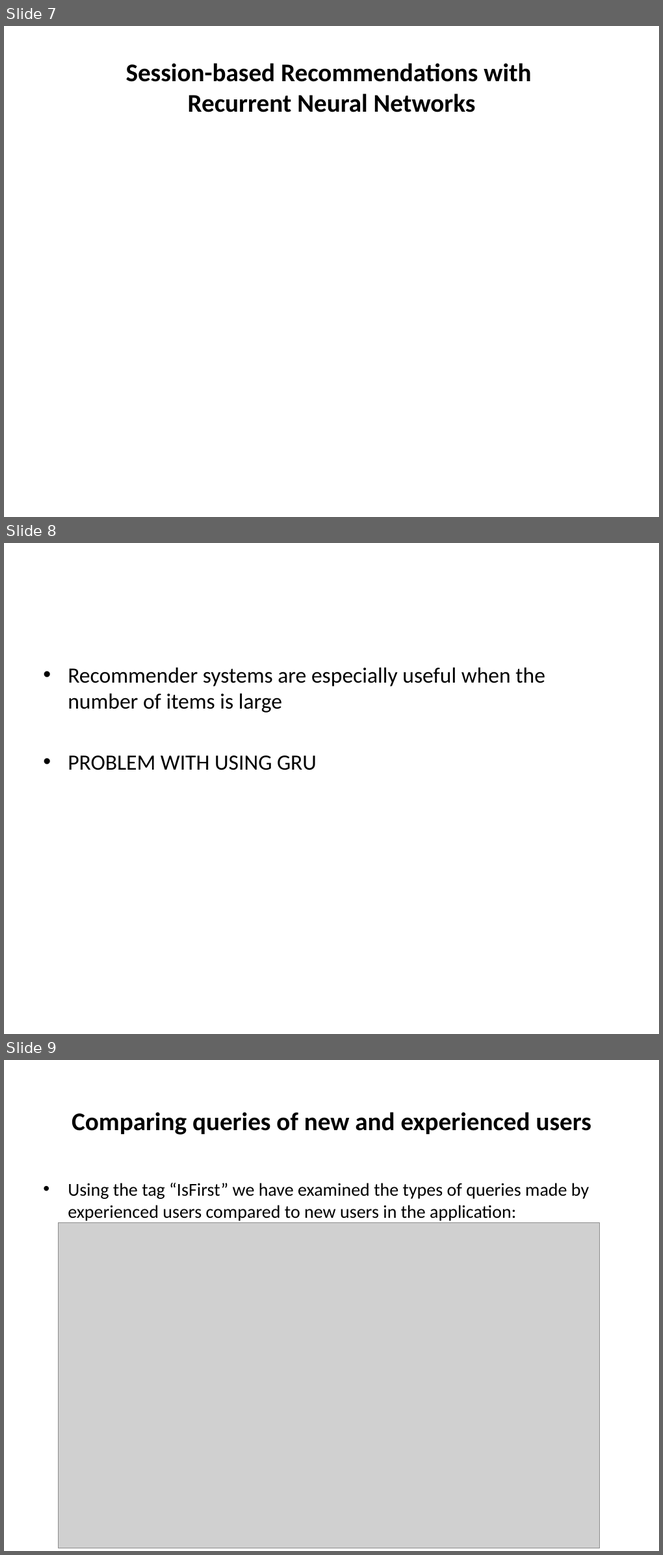
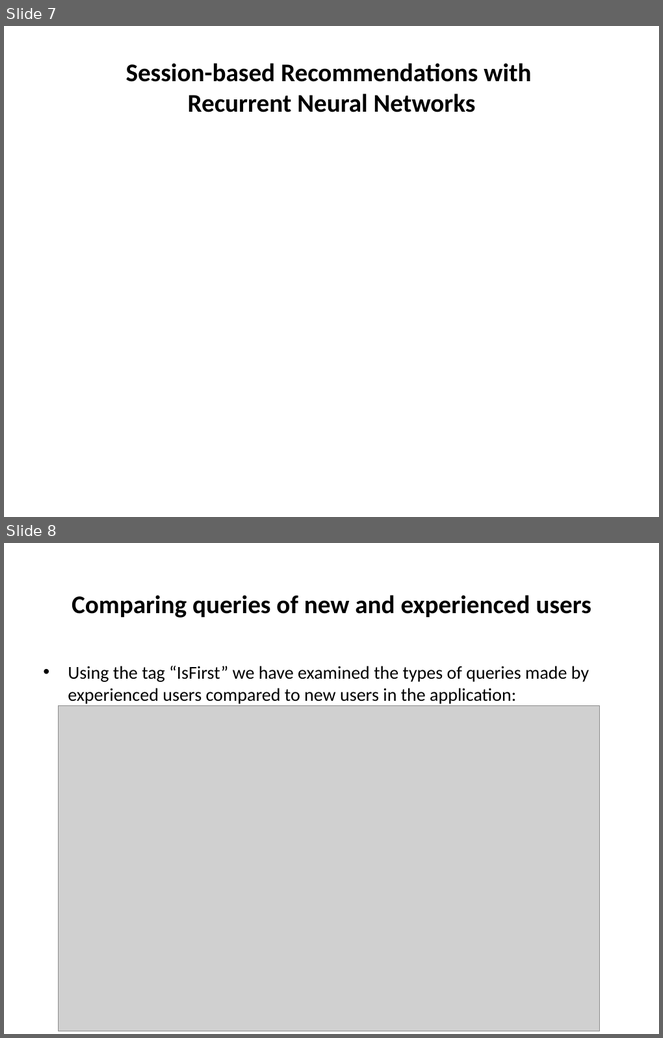
Before and after one commit to royee17/DS_Workshop, a slide deck: Methods.pptx. Shown one above the other, each under a label of ours: slides 7, 8 and 9 before the commit, slides 7 and 8 after it. The pictures are 663x1555 and 663x1038 pixels, drawn with LibreOffice and Linux fonts; fonts in the diff are those of the drawing; grey boxes stand for pictures. Boxes give left, top, right and bottom in pixels: in the first picture for what was removed or moved away, otherwise in the second. Text is boxed around its words. In the diff, an @@ line names an element or a change of style, - is before the commit and + after.

```diff
--- a/Methods.pptx
+++ b/Methods.pptx
@@ slide 8 removed at [4,543,659,1034], background #FFFFFF @@
@@ text removed at [68,667,545,771] @@
-• Recommender systems are especially useful when the number of items is large
-• PROBLEM WITH USING GRU
@@ what was slide 9 is now slide 8 @@
```
